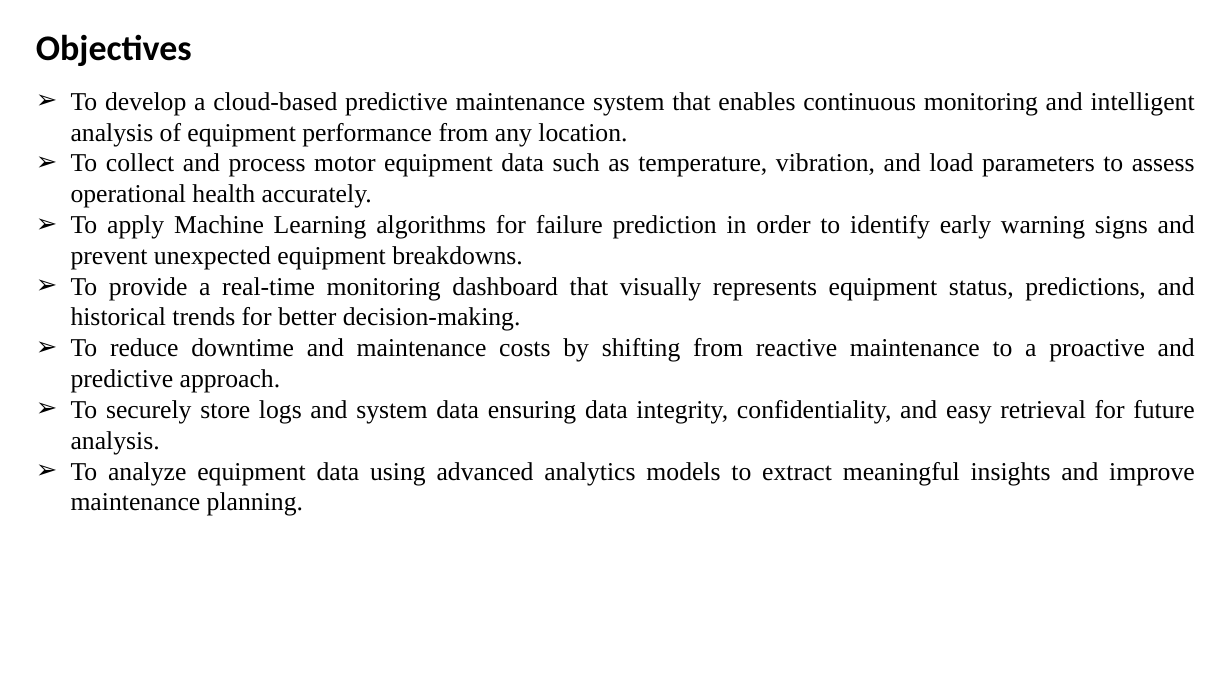
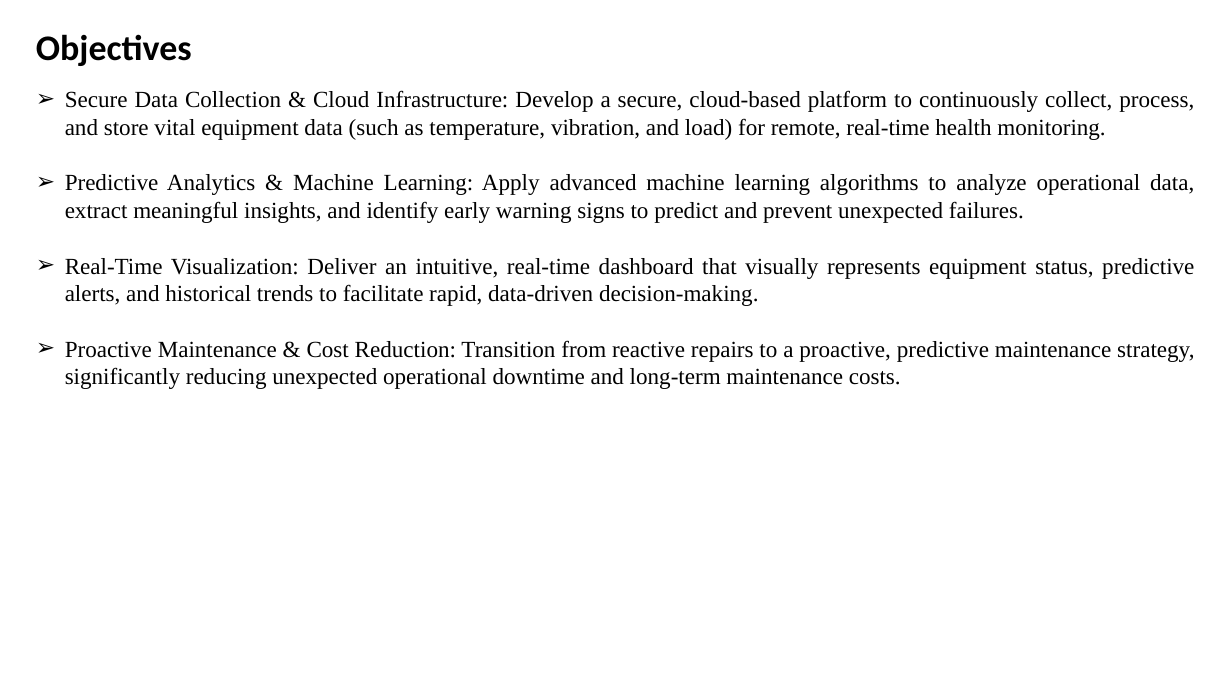
Before and after one commit to megh193/proactiveEquipmentCare, a slide deck: slide 5 of docs/Clg 2nd review.pptx. Drawn at 1232x693 pixels with LibreOffice and Linux fonts; fonts in the diff are those of the drawing. Boxes give left, top, right and bottom in pixels: in the first picture for what was removed or moved away, otherwise in the second. Text is boxed around its words. In the diff, an @@ line names an element or a change of style, - is before the commit and + after.

```diff
--- a/docs/Clg 2nd review.pptx
+++ b/docs/Clg 2nd review.pptx
@@ text at bbox=[65, 90, 1194, 389]: text changed; size 20 to 18 pt @@
-➢ To develop a cloud-based predictive maintenance system that enables continuous monitoring and intelligent analysis of equipment performance from any location.
-➢ To collect and process motor equipment data such as temperature, vibration, and load parameters to assess operational health accurately.
-➢ To apply Machine Learning algorithms for failure prediction in order to identify early warning signs and prevent unexpected equipment breakdowns.
-➢ To provide a real-time monitoring dashboard that visually represents equipment status, predictions, and historical trends for better decision-making.
-➢ To reduce downtime and maintenance costs by shifting from reactive maintenance to a proactive and predictive approach.
-➢ To securely store logs and system data ensuring data integrity, confidentiality, and easy retrieval for future analysis.
-➢ To analyze equipment data using advanced analytics models to extract meaningful insights and improve maintenance planning.
+➢ Secure Data Collection & Cloud Infrastructure: Develop a secure, cloud-based platform to continuously collect, process, and store vital equipment data (such as temperature, vibration, and load) for remote, real-time health monitoring.
+➢ Predictive Analytics & Machine Learning: Apply advanced machine learning algorithms to analyze operational data, extract meaningful insights, and identify early warning signs to predict and prevent unexpected failures.
+➢ Real-Time Visualization: Deliver an intuitive, real-time dashboard that visually represents equipment status, predictive alerts, and historical trends to facilitate rapid, data-driven decision-making.
+➢ Proactive Maintenance & Cost Reduction: Transition from reactive repairs to a proactive, predictive maintenance strategy, significantly reducing unexpected operational downtime and long-term maintenance costs.
```
Also in this commit, not shown: 4 other slides changed.
